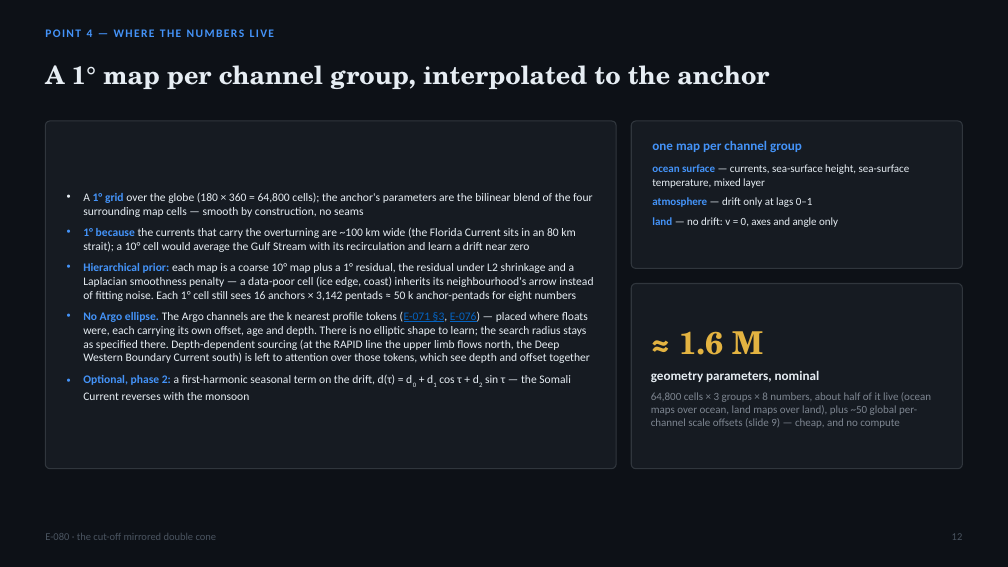
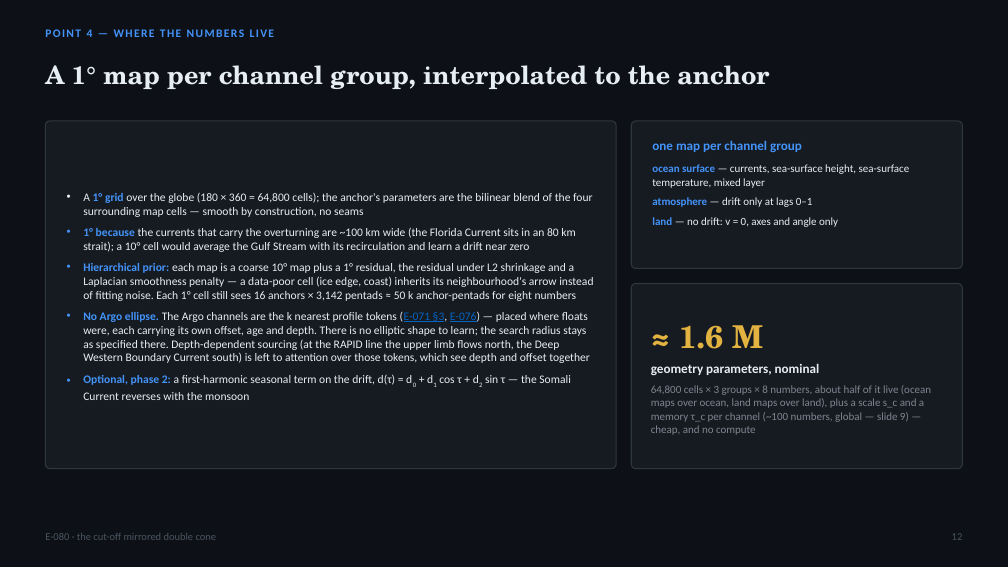
Before and after one commit to blauewelt/earth, a slide deck: slide 12 of ml/plans/E080_hourglass_cone_deck.pptx. Drawn at 1008x567 pixels with LibreOffice and Linux fonts; fonts in the diff are those of the drawing. Boxes give left, top, right and bottom in pixels: in the first picture for what was removed or moved away, otherwise in the second. Text is boxed around its words. In the diff, an @@ line names an element or a change of style, - is before the commit and + after.

```diff
--- a/ml/plans/E080_hourglass_cone_deck.pptx
+++ b/ml/plans/E080_hourglass_cone_deck.pptx
@@ text at [651,385,931,435]: text changed @@
-64,800 cells × 3 groups × 8 numbers, about half of it live (ocean maps over ocean, land maps over land), plus ~50 global per-channel scale offsets (slide 9) — cheap, and no compute
+64,800 cells × 3 groups × 8 numbers, about half of it live (ocean maps over ocean, land maps over land), plus a scale s_c and a memory τ_c per channel (~100 numbers, global — slide 9) — cheap, and no compute
```
Also in this commit, not shown: 6 other slides changed, 17 other files.
